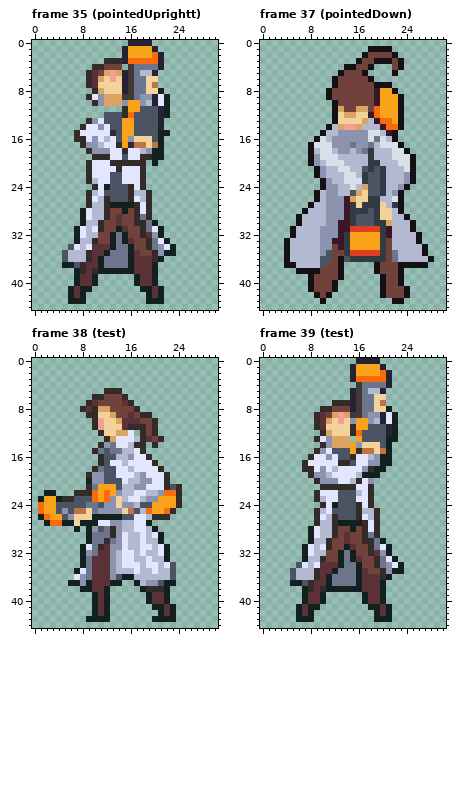
Two states of a pixel-art file, rawAssets/animations/Flipside_Player_Model_AllAnims_Cropped.aseprite. Above: the version before the commit.
31x45 pixels, 46 frames. Shown: frame 35 (pointedUprightt), frame 37 (pointedDown), frame 38 (test), frame 39 (test). The commit also changed other frames, which this record leaves out.
After the commit:
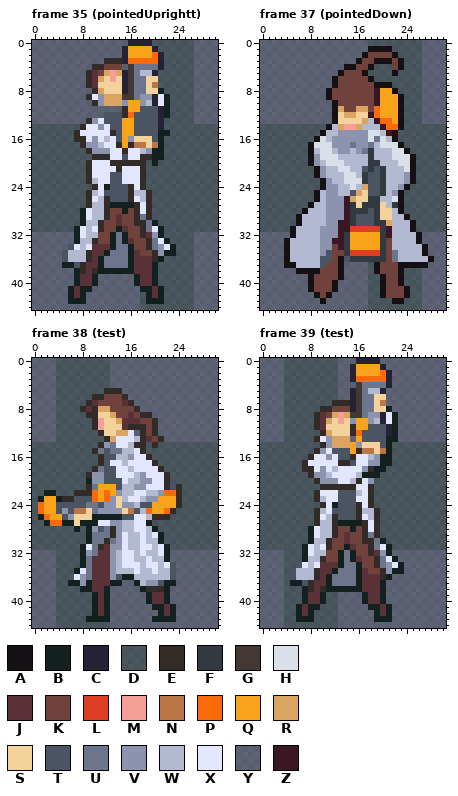
Palette (. is transparent): A #141013  B #122020  C #242234  D #242234a9  E #322b28  F #333941  G #423934  H #dae0ea  J #5b3138  K #71413b  L #df3e23  M #f5a097  N #bb7547  P #fa6a0a  Q #f9a31b  R #dba463  S #f4d29c  T #4a5462  U #6d758d  V #8b93af  W #b3b9d1  X #e3e6ff  Y #403353a9  Z #3b1725
Change:
layer "Layer 3" now shown
Changed rows in their new state; - is an unchanged pixel.
Frame 35 (pointedUprightt), layer "Layer 3":
first column x 0:
 0 YYYYYYYYYYYYYYYY----DDDDDDDYYYY
 1 YYYYYYYYYYYYYYY------DDDDDDYYYY
 2 YYYYYYYYYYYYYYY-------DDDDDYYYY
 3 YYYYYYYYYYYY----------DDDDDYYYY
 4 YYYYYYYYYY-----Y------DDDDDYYYY
 5 YYYYYYYYY------------DDDDDDYYYY
 6 YYYYYYYYY------------DDDDDDYYYY
 7 YYYYYYYYY------------DDDDDDYYYY
 8 YYYYYYYYYY------------DDDDDYYYY
 9 YYYYYYYYY--------------DDDDYYYY
10 YYYYYYYYYY-------------DDDDYYYY
11 YYYYYYYYYYYYYYY--------DDDDYYYY
12 YYYYYYYYYYYY-----------DDDDYYYY
13 YYYYYYYYY-------------DDDDDYYYY
14 DDDDDDDD--------------DDDDDDDDD
15 DDDDDDD----------------DDDDDDDD
16 DDDDDDD---------------DDDDDDDDD
17 DDDDDDDD--------------DDDDDDDDD
18 DDDDDDDDD-------------DDDDDDDDD
19 DDDDDDDDDD------------DDDDDDDDD
20 DDDDDDDDD----------D-DDDDDDDDDD
21 DDDDDDDDD----------DDDDDDDDDDDD
22 DDDDDDDDD----------DDDDDDDDDDDD
23 DDDDDDDDD----------DDDDDDDDDDDD
24 DDDDDDDDDD---------DDDDDDDDDDDD
25 DDDDDDDDD-----------DDDDDDDDDDD
26 DDDDDDDDD-----------DDDDDDDDDDD
27 DDDDDDDDD-----------DDDDDDDDDDD
28 DDDDDDDD------------DDDDDDDDDDD
29 DDDDDDDD------------DDDDDDDDDDD
30 DDDDDDDD-------------DDDDDDDDDD
31 DDDDDDD---------------DDDDDDDDD
32 YYYYYYY---------------DDDDDYYYY
33 YYYYYYY----------------DDDDYYYY
34 YYYYYY------------------DDDYYYY
35 YYYYY-------------------DDDYYYY
36 YYYYY-----------------DDDDDYYYY
37 YYYYY----------------DDDDDDYYYY
38 YYYYYYY--------------DDDDDDYYYY
39 YYYYYYY----YYYYYY----DDDDDDYYYY
40 YYYYYYY----YYYYYY----DDDDDDYYYY
41 YYYYYY----YYYYYYYY----DDDDDYYYY
42 YYYYYY---YYYYYYYYYD---DDDDDYYYY
43 YYYYYY---YYYYYYYYYD---DDDDDYYYY
44 YYYYYYYYYYYYYYYYYYDDDDDDDDDYYYY
Frame 37 (pointedDown), layer "Layer 3":
first column x 0:
 0 YYYYYYYYYYYYYYYYYYDDDDDDDDDYYYY
 1 YYYYYYYYYYYYYYYYYY----DDDDDYYYY
 2 YYYYYYYYYYYYYYYYY------DDDDYYYY
 3 YYYYYYYYYYYYYYYY--------DDDYYYY
 4 YYYYYYYYYYYYYY-----DDD--DDDYYYY
 5 YYYYYYYYYYYYY-----DDDD-DDDDYYYY
 6 YYYYYYYYYYYY-------DDDDDDDDYYYY
 7 YYYYYYYYYYYY----------DDDDDYYYY
 8 YYYYYYYYYYY------------DDDDYYYY
 9 YYYYYYYYYYY-------------DDDYYYY
10 YYYYYYYYYYYY------------DDDYYYY
11 YYYYYYYYYYYY------------DDDYYYY
12 YYYYYYYYYYYY------------DDDYYYY
13 YYYYYYYYYYYY------------DDDYYYY
14 DDDDDDDDDDD-------------DDDDDDD
15 DDDDDDDDDD-------------DDDDDDDD
16 DDDDDDDDD--------------DDDDDDDD
17 DDDDDDDD----------------DDDDDDD
18 DDDDDDDD-----------------DDDDDD
19 DDDDDDDD------------------DDDDD
20 DDDDDDDD------------------DDDDD
21 DDDDDDDDD-----------------DDDDD
22 DDDDDDDDD-----------------DDDDD
23 DDDDDDDDDD----------------DDDDD
24 DDDDDDDDDD---------------DDDDDD
25 DDDDDDDDD---------------DDDDDDD
26 DDDDDDDDD---------------DDDDDDD
27 DDDDDDDD----------------DDDDDDD
28 DDDDDDD-----------------DDDDDDD
29 DDDDDD-------------------DDDDDD
30 DDDDDD--------------------DDDDD
31 DDDDD---------------------DDDDD
32 YYYYY----------------------YYYY
33 YYYY-----------------------YYYY
34 YYYY------------------------YYY
35 YYYY------------------------YYY
36 YYYY-------------------------YY
37 YYYY----------YYYYD---------YYY
38 YYYYYY--------YYYYD-----DDDYYYY
39 YYYYYYYY------YYYYDD----DDDYYYY
40 YYYYYYYY-----YYYYYDD----DDDYYYY
41 YYYYYYYY-----YYYYYDD-----DDYYYY
42 YYYYYYYYY---YYYYYYDD-----DDYYYY
43 YYYYYYYYYY-YYYYYYYDDDD--DDDYYYY
44 YYYYYYYYYYYYYYYYYYDDDDDDDDDYYYY
Frame 38 (test), layer "Layer 3":
first column x 0:
 0 YYYYDDDDDDDDDYYYYYYYYYYYYYYYYYY
 1 YYYYDDDDDDDDDYYYYYYYYYYYYYYYYYY
 2 YYYYDDDDDDDDDYYYYYYYYYYYYYYYYYY
 3 YYYYDDDDDDDDDYYYYYYYYYYYYYYYYYY
 4 YYYYDDDDDDDDDYYYYYYYYYYYYYYYYYY
 5 YYYYDDDDDDDD---YYYYYYYYYYYYYYYY
 6 YYYYDDDDDD------YYYYYYYYYYYYYYY
 7 YYYYDDDDD--------YYYYYYYYYYYYYY
 8 YYYYDDDD----------YYYYYYYYYYYYY
 9 YYYYDDDDD-----------YYYYYYYYYYY
10 YYYYDDDDDD-----------YYYYYYYYYY
11 YYYYDDDDDD-----------YYYYYYYYYY
12 YYYYDDDDDDD------Y---YYYYYYYYYY
13 YYYYDDDDDDDD----------YYYYYYYYY
14 DDDDDDDDDDD--------D-DDDDDDDDDD
15 DDDDDDDDDD---------DDDDDDDDDDDD
16 DDDDDDDDDDD---------DDDDDDDDDDD
17 DDDDDDDDDDD----------DDDDDDDDDD
18 DDDDDDDDDD------------DDDDDDDDD
19 DDDDDDDDD--------------DDDDDDDD
20 DDDDDDDDD--------------DDDDDDDD
21 DDDDDDDDD----------------DDDDDD
22 DD--DDD------------------DDDDDD
23 D------------------------DDDDDD
24 D------------------------DDDDDD
25 D-----------------------DDDDDDD
26 D----------------------DDDDDDDD
27 DD------------------DDDDDDDDDDD
28 DDDDDDD-D------------DDDDDDDDDD
29 DDDDDDDDD-------------DDDDDDDDD
30 DDDDDDDDD-------------DDDDDDDDD
31 DDDDDDDD---------------DDDDDDDD
32 YYYYDDDD---------------YYYYYYYY
33 YYYYDDDD---------------YYYYYYYY
34 YYYYDDDD----------------YYYYYYY
35 YYYYDDD-----------------YYYYYYY
36 YYYYDDD-----------------YYYYYYY
37 YYYYDD---------YY-------YYYYYYY
38 YYYYDDDD-----YYYYY-----YYYYYYYY
39 YYYYDDDDDD---YYYYYY----YYYYYYYY
40 YYYYDDDDDD---YYYYYY----YYYYYYYY
41 YYYYDDDDDD---YYYYYYY----YYYYYYY
42 YYYYDDDDDD---YYYYYYYY---YYYYYYY
43 YYYYDDDDD----YYYYYYY----YYYYYYY
44 YYYYDDDDDDDDDYYYYYYYYYYYYYYYYYY
Frame 39 (test), layer "Layer 3":
first column x 0:
 0 YYYYDDDDDDDDDYYY----YYYYYYYYYYY
 1 YYYYDDDDDDDDDYY------YYYYYYYYYY
 2 YYYYDDDDDDDDDYY-------YYYYYYYYY
 3 YYYYDDDDDDDDDYY-------YYYYYYYYY
 4 YYYYDDDDDDDDDYYY------YYYYYYYYY
 5 YYYYDDDDDDDDDYY------YYYYYYYYYY
 6 YYYYDDDDDDDDDYY------YYYYYYYYYY
 7 YYYYDDDDDDDD---------YYYYYYYYYY
 8 YYYYDDDDDD------------YYYYYYYYY
 9 YYYYDDDDD--------------YYYYYYYY
10 YYYYDDDDD--------------YYYYYYYY
11 YYYYDDDDD--------------YYYYYYYY
12 YYYYDDDDDD-------------YYYYYYYY
13 YYYYDDDDD------Y-------YYYYYYYY
14 DDDDDDDDDD------------DDDDDDDDD
15 DDDDDDDDD-------------DDDDDDDDD
16 DDDDDDDD--------------DDDDDDDDD
17 DDDDDDD---------------DDDDDDDDD
18 DDDDDDD--------------DDDDDDDDDD
19 DDDDDDDD------------DDDDDDDDDDD
20 DDDDDDDDD----------DDDDDDDDDDDD
21 DDDDDDDDDD---------DDDDDDDDDDDD
22 DDDDDDDDD----------DDDDDDDDDDDD
23 DDDDDDDDD----------DDDDDDDDDDDD
24 DDDDDDDDDD---------DDDDDDDDDDDD
25 DDDDDDDDD-----------DDDDDDDDDDD
26 DDDDDDDDD-----------DDDDDDDDDDD
27 DDDDDDDDD-----------DDDDDDDDDDD
28 DDDDDDDD------------DDDDDDDDDDD
29 DDDDDDDD------------DDDDDDDDDDD
30 DDDDDDDD-------------DDDDDDDDDD
31 DDDDDDD---------------DDDDDDDDD
32 YYYYDDD---------------YYYYYYYYY
33 YYYYDDD----------------YYYYYYYY
34 YYYYDD------------------YYYYYYY
35 YYYYD-------------------YYYYYYY
36 YYYYD-----------------YYYYYYYYY
37 YYYYD----------------YYYYYYYYYY
38 YYYYDDD--------------YYYYYYYYYY
39 YYYYDDD----DDYYYY----YYYYYYYYYY
40 YYYYDDD----DDYYYY----YYYYYYYYYY
41 YYYYDD----DDDYYYYY----YYYYYYYYY
42 YYYYDD---DDDDYYYYYY---YYYYYYYYY
43 YYYYDD---DDDDYYYYYY---YYYYYYYYY
44 YYYYDDDDDDDDDYYYYYYYYYYYYYYYYYY
Boxes around the changes in both pictures, in picture pixels (x1, y1, x2, y2):
added: (32, 40, 218, 310)
added: (260, 40, 446, 310)
added: (32, 358, 218, 628)
added: (260, 358, 446, 628)
